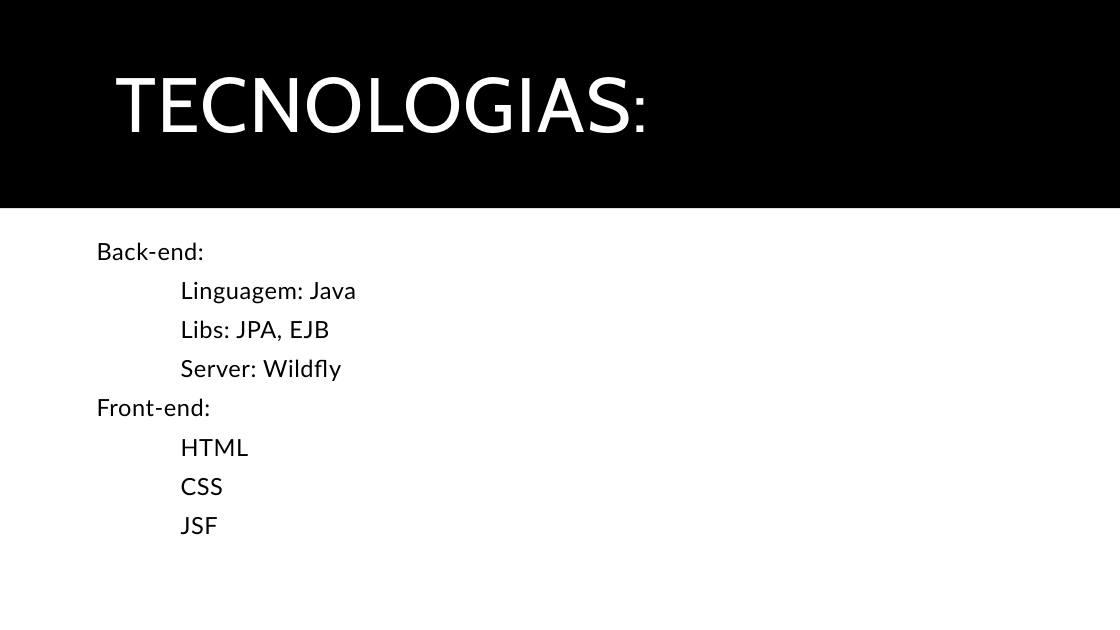
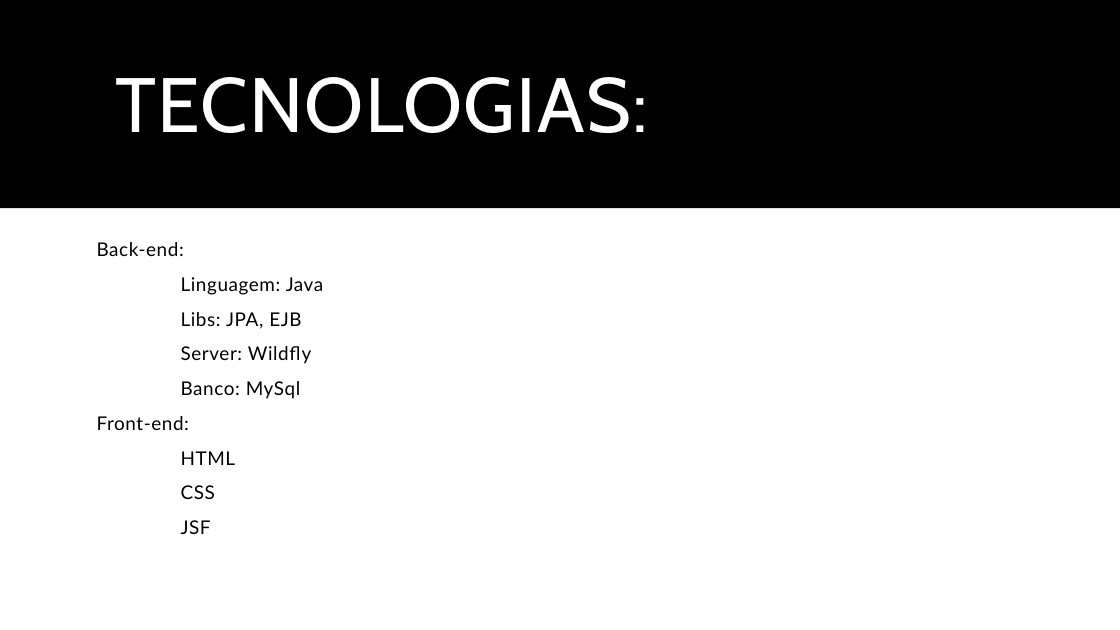
Before and after one commit to BrenoXDMoon/ProjetoLes, a slide deck: slide 5 of Documentos/Trabalho de Lab.pptx. Drawn at 1120x630 pixels with LibreOffice and Linux fonts; fonts in the diff are those of the drawing. Boxes give left, top, right and bottom in pixels: in the first picture for what was removed or moved away, otherwise in the second. Text is boxed around its words. In the diff, an @@ line names an element or a change of style, - is before the commit and + after.

```diff
--- a/Documentos/Trabalho de Lab.pptx
+++ b/Documentos/Trabalho de Lab.pptx
@@ text at (97,242,324,534): size 20.1 to 16.2 pt in "Back-end:", "Linguagem: Java", "Libs: JPA, EJB", "Server: Wildfly" and 4 more places @@
@@ text at (181,381,301,399): paragraph added @@
+Banco: MySql
```
Also in this commit, not shown: 2 other slides changed.
